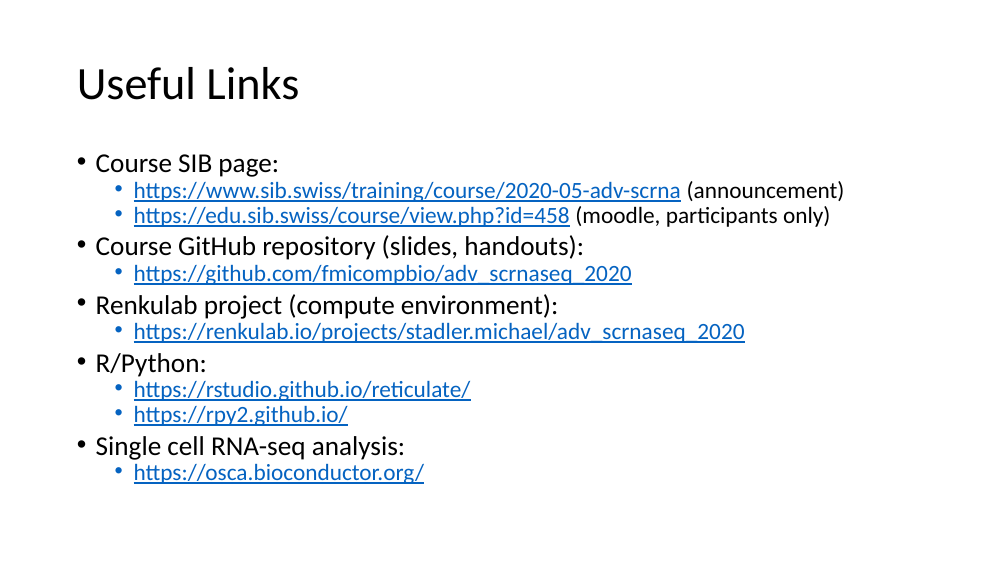
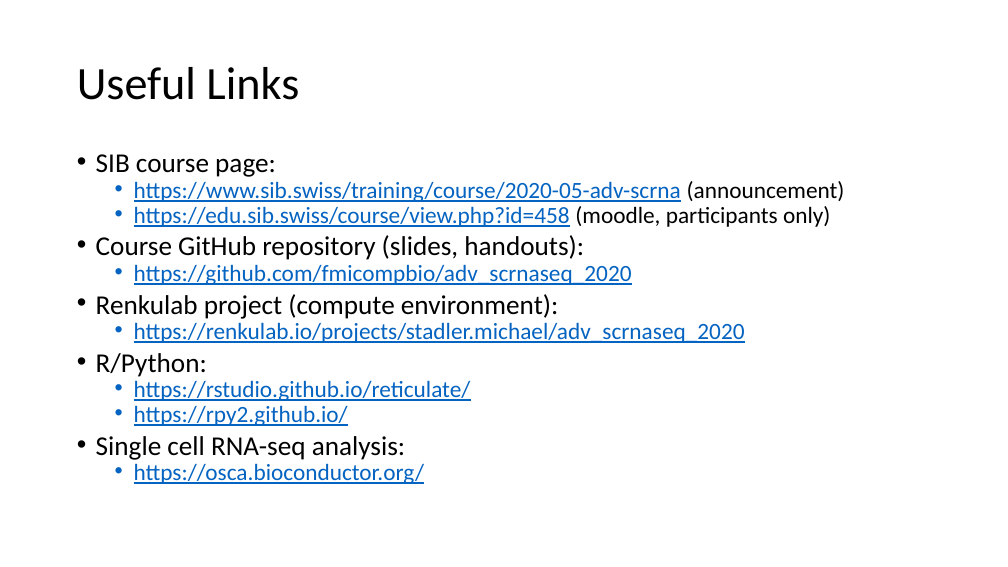
Before and after one commit to fmicompbio/adv_scrnaseq_2020, a slide deck: slide 10 of introduction/Introduction.pptx (slide 7 before the commit). Drawn at 1008x567 pixels with LibreOffice and Linux fonts; fonts in the diff are those of the drawing. Boxes give left, top, right and bottom in pixels: in the first picture for what was removed or moved away, otherwise in the second. Text is boxed around its words. In the diff, an @@ line names an element or a change of style, - is before the commit and + after.

```diff
--- a/introduction/Introduction.pptx
+++ b/introduction/Introduction.pptx
@@ text at (96, 154, 276, 177): text changed @@
-• Course SIB page:
+• SIB course page:
```
Also in this commit, not shown: 1 other slide changed, 3 slides added, 1 other file.
